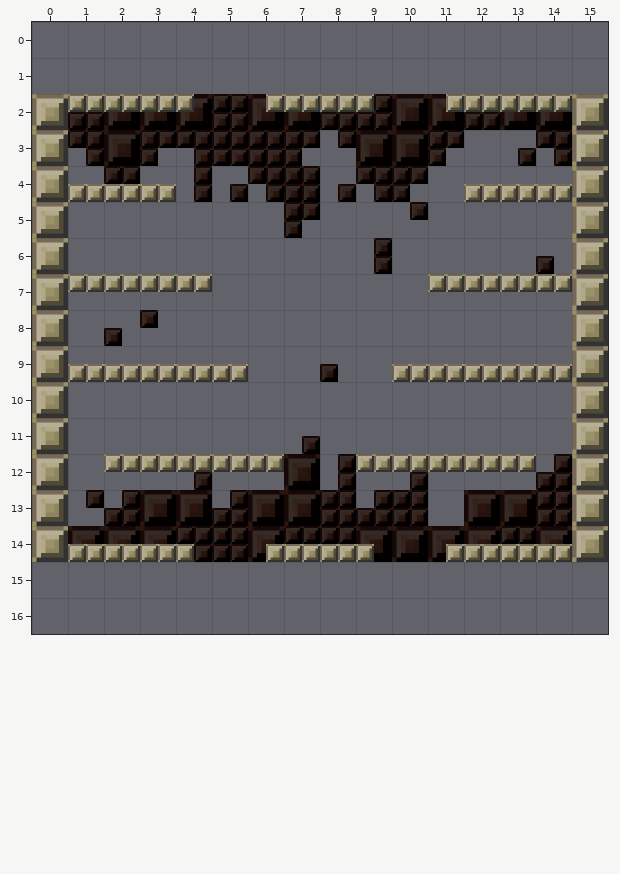
One commit to this Tiled map: Demo/assets/maps/07.tmx. That is the earlier state.
Cells are 64x64 px. Shown: x 0..15, y 0..16.
New version:
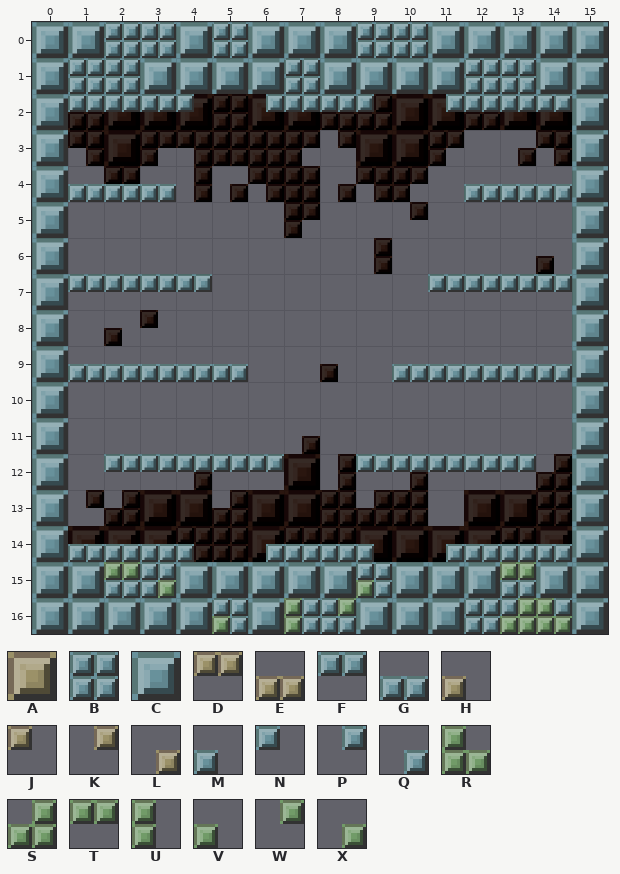
Key: from "large": A 3, B 4, C 7, D 16, E 17, F 20, G 21, H 24, J 25, K 26, L 27, M 28, N 29, P 30, Q 31, R 46, S 47, T 52, U 54, V 60, W 62, X 63.
_ is an empty cell.
Edits made:
Layer "background":
y 0: x 0..15 ________________ -> CCBBCBCCCBBCCCCC
y 1: x 0..15 ________________ -> CBBCCCCBCCCCBBCC
y 15: x 0..15 ________________ -> CCBBCCCCCBCCCBCC
y 16: x 0..15 ________________ -> CCCCCBCBBCCCBBBC
Layer "Blocks":
y 2: x 0..4 ADDDJ -> CFFFN; x 6..9 KDDJ -> PFFN; x 11..15 KDDDA -> PFFFC
y 3: x 0 A -> C; x 15 A -> C
y 4: x 0..3 AEEE -> CGGG; x 12..15 EEEA -> GGGC
y 5..6: x 0 A -> C; x 15 A -> C
y 7: x 0..4 ADDDD -> CFFFF; x 11..15 DDDDA -> FFFFC
y 8: x 0 A -> C; x 15 A -> C
y 9: x 0..5 AEEEEE -> CGGGGG; x 10..15 EEEEEA -> GGGGGC
y 10..11: x 0 A -> C; x 15 A -> C
y 12: x 0 A -> C; x 2..6 DDDDD -> FFFFF; x 9..13 DDDDD -> FFFFF; x 15 A -> C
y 13: x 0 A -> C; x 15 A -> C
y 14: x 0..4 AEEEH -> CGGGM; x 6..9 LEEH -> QGGM; x 11..15 LEEEA -> QGGGC
y 15: x 2..3 __ -> TX; x 9 _ -> V; x 13 _ -> T
y 16: x 5 _ -> V; x 7..8 __ -> UW; x 13..14 __ -> SR
Changed places in both pictures, as pixel boxes (x1, y1, x2, y2):
changed: (32, 22, 608, 634)
